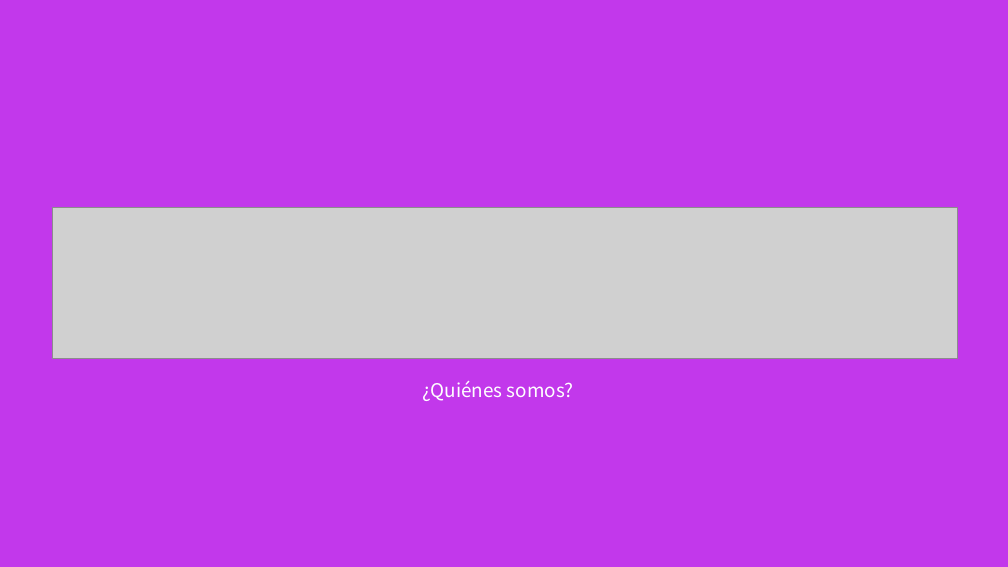
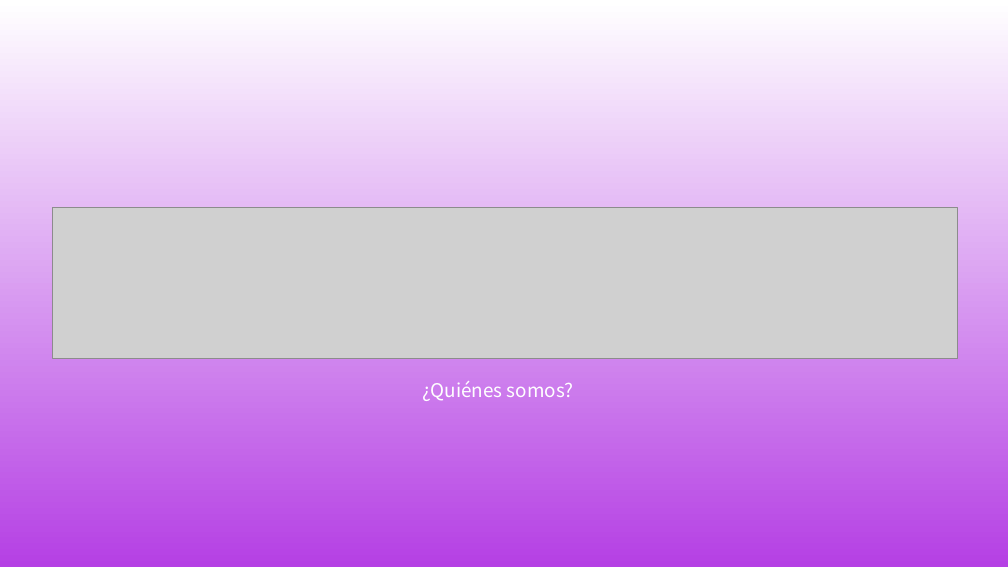
Before and after one commit to UnaSombraaa/Proyecto_Creat3d, a slide deck: slide 14 of Creat3D/presentacion/CREAT3D Presentación.pptx. Drawn at 1008x567 pixels with LibreOffice and Linux fonts; fonts in the diff are those of the drawing; grey boxes stand for pictures; background and template pictures are left out. Boxes give left, top, right and bottom in pixels: in the first picture for what was removed or moved away, otherwise in the second. Text is boxed around its words. In the diff, an @@ line names an element or a change of style, - is before the commit and + after.

```diff
--- a/Creat3D/presentacion/CREAT3D Presentación.pptx
+++ b/Creat3D/presentacion/CREAT3D Presentación.pptx
@@ background #C238EB to gradient #FFFFFF to #B540E4 @@
```
Also in this commit, not shown: 1 other slide changed, 1 slide removed, 3 other files.
